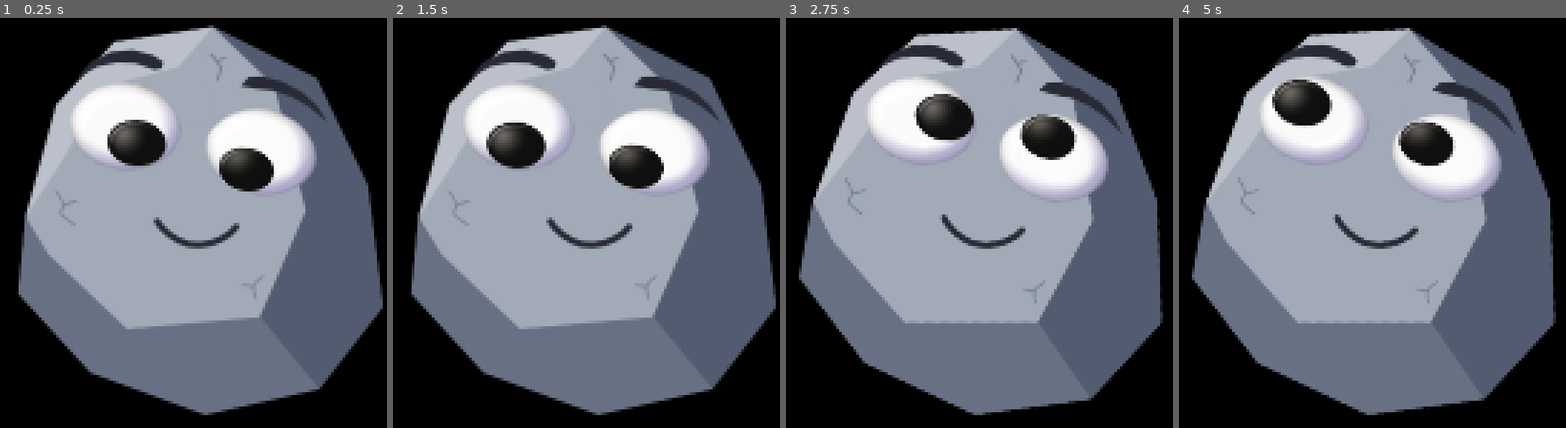
Above: before the commit, frames 1-4 (left to right).
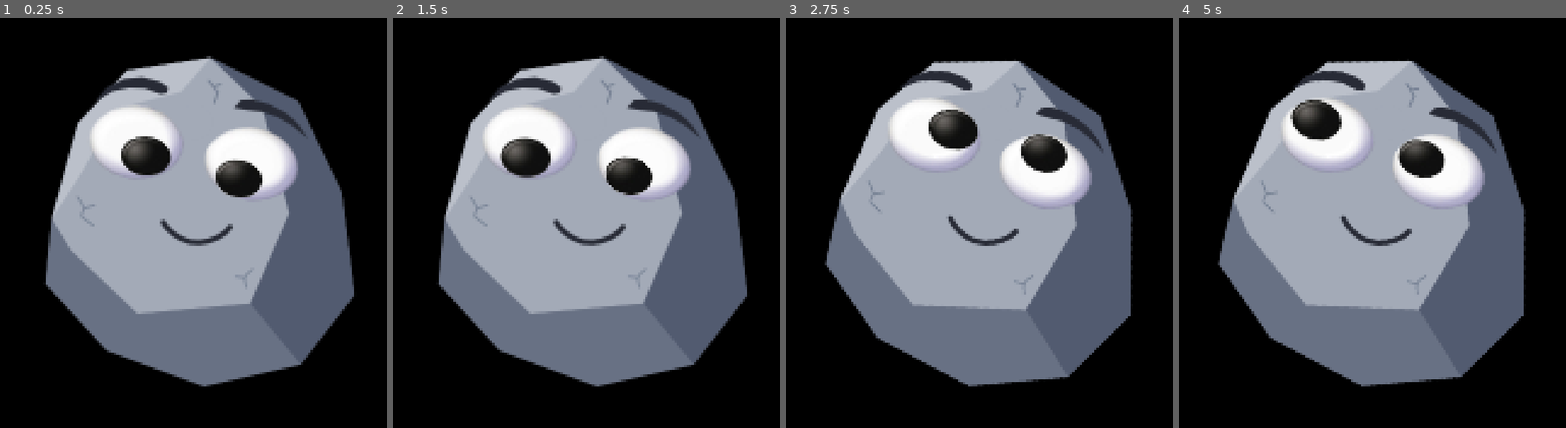
Above: after the commit, the same moments.

Repository: rayne-rb/Klippy
Game: Godot game, scene res://features/pet/Klippy.tscn
Same seed, same stepped clock (60 frames per second), same inputs: the game is played once before the commit and once after it.
Inputs (mouse positions are in pixels of both pictures, inside the frame that each line leads up to):
- Up to frame 1 (0.25 s): no input
- Up to frame 2 (1.5 s): tap Enter at 0.5 s; move the mouse to (714, 198) at 0.52 s; click (714, 198) at 0.67 s; tap Space at 1.25 s; drag from (474, 255) to (559, 341) at 1.27 s
- Up to frame 3 (2.75 s): move the mouse to (1041, 104) at 2.02 s; click (1041, 104) at 2.17 s
- Up to frame 4 (5 s): tap Enter at 2.75 s; drag from (1345, 341) to (1202, 141) at 2.77 s; move the mouse to (1546, 313) at 3.52 s; click (1546, 313) at 3.67 s; drag from (1202, 141) to (1291, 83) at 4.27 s

The runs differ from the first frame. In frame 1, 32% of the frame differs, in the area x 4-99%, y 1-97%; in frame 2, 32%; in frame 3, 32%; in frame 4, 32%, in the area x 3-98%, y 2-97%.

Commit message:
Add hat customization for Klippy with crown cosmetic unlockable at level 50
- Introduced `HatsCatalog` to manage hat definitions, textures, and unlock levels.
- Updated `Klippy.gd` to support hat selection, persistence, and rendering.
- Enhanced `WardrobeDialog` to include hat selection and appropriate level gating.
- Added a crown hat asset and unlocked it at level 50 via `LevelUnlocks`.

Diff:
--- /dev/null
+++ b/Klippy.Companion/features/cosmetics/HatsCatalog.gd
@@ -0,0 +1,43 @@
+class_name HatsCatalog
+extends RefCounted
+
+## Every hat Klippy can wear, keyed by [member CosmeticPartDef.id]. Unlike
+## body/expression/eyes/pupils, a hat is optional: [constant DEFAULT] is
+## "None" (no texture at all) rather than a specific art asset. Whether a
+## slot allows going bare isn't a flag on [CosmeticPartDef] — it's simply
+## whether that slot's catalog bothers registering a no-texture entry, which
+## only hats do today.
+
+const DEFAULT := "none"
+const CROWN := "crown"
+
+static var _defs: Dictionary = {}
+static var _initialized := false
+
+
+static func get_def(id: String) -> CosmeticPartDef:
+	_ensure_initialized()
+	return _defs.get(id, _defs[DEFAULT])
+
+
+static func ids() -> Array:
+	_ensure_initialized()
+	return _defs.keys()
+
+
+static func _ensure_initialized() -> void:
+	if _initialized:
+		return
+	_initialized = true
+
+	var none_hat := CosmeticPartDef.new()
+	none_hat.id = DEFAULT
+	none_hat.display_name = "None"
+	_defs[none_hat.id] = none_hat
+
+	var crown_hat := CosmeticPartDef.new()
+	crown_hat.id = CROWN
+	crown_hat.display_name = "Crown"
+	crown_hat.texture = preload("res://assets/KlippyCosmetics/Hats/KlippyCrown.png")
+	crown_hat.required_level = LevelUnlocks.CROWN_HAT
+	_defs[crown_hat.id] = crown_hat
--- a/Klippy.Companion/features/cosmetics/WardrobeDialog.gd
+++ b/Klippy.Companion/features/cosmetics/WardrobeDialog.gd
@@ -11,6 +11,7 @@
 signal expression_selected(id: String)
 signal eyes_selected(id: String)
 signal pupils_selected(id: String)
+signal hat_selected(id: String)
 
 ## One entry per row: {container, ids_fn, get_def_fn, index, field_button,
 ## changed_signal, label}. Built generically over these instead of writing
@@ -66,6 +67,8 @@
 		initial.get("eyes", EyesCatalog.DEFAULT), eyes_selected)
 	_add_row("Pupils", Callable(PupilsCatalog, "ids"), Callable(PupilsCatalog, "get_def"),
 		initial.get("pupils", PupilsCatalog.DEFAULT), pupils_selected)
+	_add_row("Hats", Callable(HatsCatalog, "ids"), Callable(HatsCatalog, "get_def"),
+		initial.get("hat", HatsCatalog.DEFAULT), hat_selected)
 
 
 ## Only options Klippy's current level has reached — locked options (see
--- a/Klippy.Companion/features/leveling/LevelUnlocks.gd
+++ b/Klippy.Companion/features/leveling/LevelUnlocks.gd
@@ -6,3 +6,4 @@
 
 const MARBLE_COSMETICS := 3
 const JELLY_FOOD := 2
+const CROWN_HAT := 50
--- a/Klippy.Companion/features/pet/Klippy.gd
+++ b/Klippy.Companion/features/pet/Klippy.gd
@@ -69,6 +69,16 @@
 const RIGHT_PUPIL_REST := Vector2(245.0 - 200.0, 147.0 - 200.0)
 const RIGHT_PUPIL_BOUNDS := Rect2(-19.0, -15.0, 38.0, 30.0)
 
+# A hat sits well off the body's center, unlike every other cosmetic part
+# (which stays within the body's own rotational silhouette) — rigidly
+# attached and spinning with the body like everything else, its farthest
+# point sweeps a bigger circle than the body's own radius as Klippy rotates.
+# _apply_size() pads the window by this (scaled with current_size, same as
+# roll_radius/mass) so that circle never exceeds the window bounds and clips.
+# ~29px of padding (at the reference TEXTURE_SIZE scale) is the measured
+# minimum for the current crown art; this leaves some headroom for it.
+const HAT_SWING_MARGIN := 35.0
+
 const PLAY_MIN_HEALTH := 60.0
 const PLAY_DISTANCE_THRESHOLD := 400.0
 const PLAY_MOOD_BOOST := 1.5
@@ -112,11 +122,13 @@
 var right_eye: Sprite2D
 var left_pupil: Sprite2D
 var right_pupil: Sprite2D
+var hat: Sprite2D
 
 var current_body_id := BodyCatalog.DEFAULT
 var current_expression_id := ExpressionCatalog.DEFAULT
 var current_eyes_id := EyesCatalog.DEFAULT
 var current_pupils_id := PupilsCatalog.DEFAULT
+var current_hat_id := HatsCatalog.DEFAULT
 
 var speech_bubble: SpeechBubble
 var complaint_cooldown_timer: Timer
@@ -151,6 +163,7 @@
 	right_eye = sprite.get_node(^"RightEye") as Sprite2D
 	left_pupil = sprite.get_node(^"LeftPupil") as Sprite2D
 	right_pupil = sprite.get_node(^"RightPupil") as Sprite2D
+	hat = sprite.get_node(^"Hat") as Sprite2D
 	_build_click_through_mask()
 	_recompute_physical_properties()
 
@@ -247,11 +260,14 @@
 	current_eyes_id = saved_eyes_id if saved_eyes_id in EyesCatalog.ids() else EyesCatalog.DEFAULT
 	var saved_pupils_id: String = klippy_data.get("pupils_id", PupilsCatalog.DEFAULT)
 	current_pupils_id = saved_pupils_id if saved_pupils_id in PupilsCatalog.ids() else PupilsCatalog.DEFAULT
+	var saved_hat_id: String = klippy_data.get("hat_id", HatsCatalog.DEFAULT)
+	current_hat_id = saved_hat_id if saved_hat_id in HatsCatalog.ids() else HatsCatalog.DEFAULT
 
 	_apply_body(current_body_id)
 	_apply_expression(current_expression_id)
 	_apply_eyes(current_eyes_id)
 	_apply_pupils(current_pupils_id)
+	_apply_hat(current_hat_id)
 
 	idle_base_y = get_window().position.y
 
@@ -477,6 +493,11 @@
 	current_pupils_id = id
 
 
+func _apply_hat(id: String) -> void:
+	hat.texture = HatsCatalog.get_def(id).texture
+	current_hat_id = id
+
+
 func _open_cosmetic_picker() -> void:
 	if wardrobe_dialog == null:
 		wardrobe_dialog = WardrobeDialog.new()
@@ -485,11 +506,13 @@
 		wardrobe_dialog.expression_selected.connect(_apply_expression)
 		wardrobe_dialog.eyes_selected.connect(_apply_eyes)
 		wardrobe_dialog.pupils_selected.connect(_apply_pupils)
+		wardrobe_dialog.hat_selected.connect(_apply_hat)
 	wardrobe_dialog.setup({
 		"body": current_body_id,
 		"expression": current_expression_id,
 		"eyes": current_eyes_id,
 		"pupils": current_pupils_id,
+		"hat": current_hat_id,
 	}, pet_level)
 	wardrobe_dialog.popup()
 	call_deferred("_reposition_wardrobe_dialog")
@@ -639,6 +662,7 @@
 			"expression_id": current_expression_id,
 			"eyes_id": current_eyes_id,
 			"pupils_id": current_pupils_id,
+			"hat_id": current_hat_id,
 		},
 		"stats": {
 			"food": stats.food,
@@ -990,13 +1014,18 @@
 	var window := get_window()
 	var old_center := Vector2(window.position) + Vector2(window.size) / 2.0
 	var new_size_v := Vector2i(new_size, new_size)
-
-	window.content_scale_size = new_size_v
-	window.size = new_size_v
-	window.position = Vector2i(old_center - Vector2(new_size_v) / 2.0)
+	# Padding is invisible (nothing is drawn out there normally) and kept out
+	# of current_size/roll_radius/mass entirely — it exists purely so a worn
+	# hat has room to swing through without the window clipping it.
+	var margin := int(round(HAT_SWING_MARGIN * (new_size / TEXTURE_SIZE)))
+	var window_size_v := new_size_v + Vector2i.ONE * (margin * 2)
+
+	window.content_scale_size = window_size_v
+	window.size = window_size_v
+	window.position = Vector2i(old_center - Vector2(window_size_v) / 2.0)
 
 	sprite.scale = Vector2.ONE * (new_size / TEXTURE_SIZE)
-	position = Vector2(new_size_v) / 2.0
+	position = Vector2(window_size_v) / 2.0
 	current_size = new_size
 	_recompute_physical_properties()
 
--- a/Klippy.Companion/features/pet/Klippy.tscn
+++ b/Klippy.Companion/features/pet/Klippy.tscn
@@ -30,3 +30,6 @@
 
 [node name="RightPupil" type="Sprite2D" parent="Sprite2D"]
 texture = ExtResource("7_rightpupil")
+
+[node name="Hat" type="Sprite2D" parent="Sprite2D"]
+position = Vector2(0, -100)
Binary file added: Klippy.Companion/assets/KlippyCosmetics/Hats/KlippyCrown.png
Not shown, added: Klippy.Companion/assets/KlippyCosmetics/Hats/KlippyCrown.png.import
Not shown, added: Klippy.Companion/features/cosmetics/HatsCatalog.gd.uid
